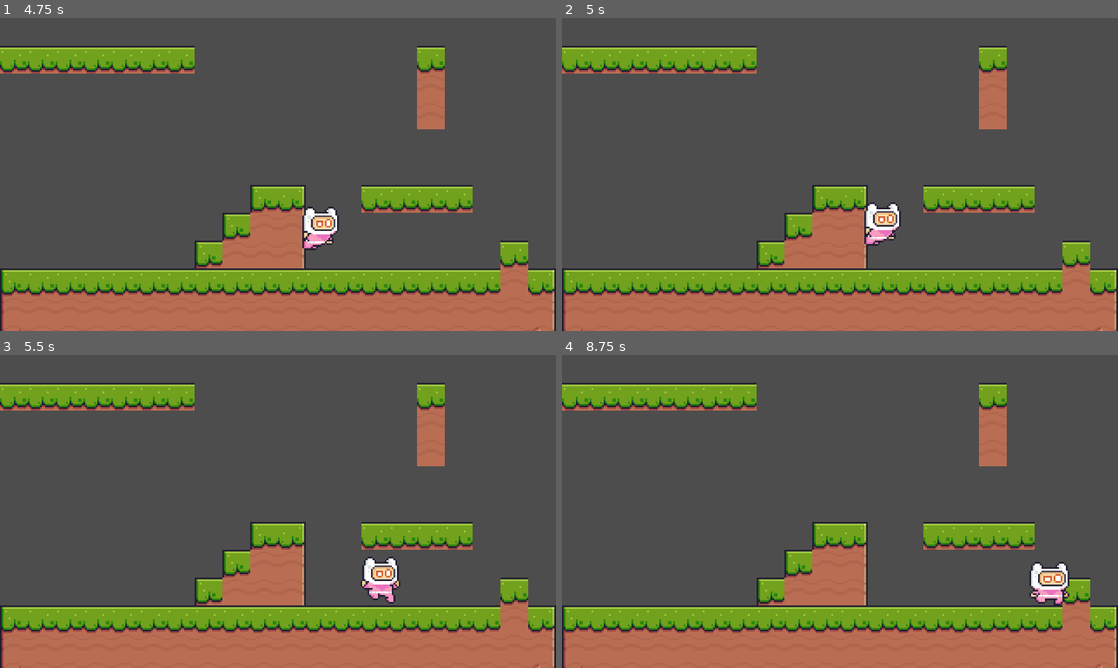
Above: before the commit, frames 1-4 (two rows, left to right).
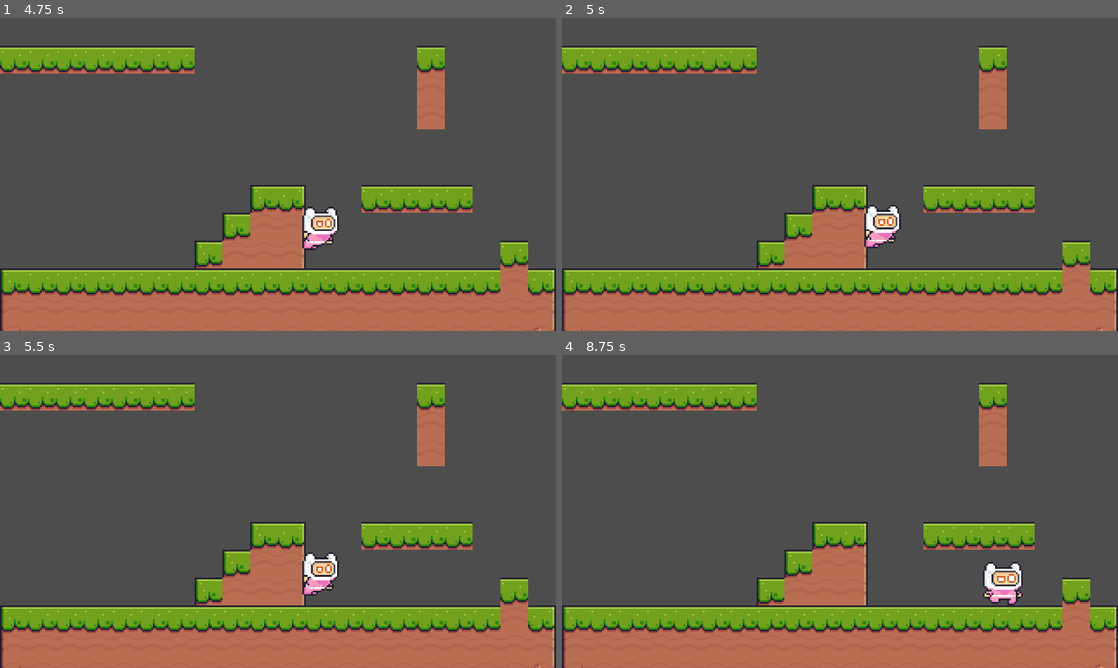
Above: after the commit, the same moments.

Repository: FANXING-0710/StarrySky
Game: Godot game, scene res://scenes/test_room.tscn
Two runs of this game, one before a commit and one after it. Both use one fixed random seed, a clock stepped at 60 frames per second and the inputs below. The project has no main scene, so this scene is started directly.
Inputs:
- Up to frame 1 (4.75 s): hold Shift (grab) 0.53-1.28 s; hold D (right) 0.53-2.03 s; tap Space (jump) at 0.77, 0.8, 1.07, 1.35, 1.52, 1.82, 2.3, 3.02, 3.32, 4.52 s; tap Shift (grab) at 1.55, 2.85, 4.35 s; hold A (left) 2.03-2.78 s; hold Shift (grab) 2.03-2.78 s; hold D (right) 2.78-4.28 s; hold Space (jump) 3.53-4.28 s; hold A (left) from 4.28 s (still down)
- Up to frame 2 (5 s): keep holding A (left); tap Space (jump) at 4.82 s
- Up to frame 3 (5.5 s): release A (left) at 5.03 s; hold D (right) from 5.03 s (still down); hold Shift (grab) from 5.03 s (still down); tap Space (jump) at 5.3 s
- Up to frame 4 (8.75 s): release D (right) at 5.78 s; release Shift (grab) at 5.78 s; hold A (left) 5.78-7.28 s; tap Space (jump) at 5.85, 6.02, 6.32, 6.77, 6.8, 7.07, 7.52, 7.82 s; tap Shift (grab) at 6.05, 7.35 s; hold Shift (grab) 6.53-7.28 s; tap Enter at 7.25 s; hold D (right) from 7.28 s (still down); hold Space (jump) from 8.03 s (still down)

Frame 1 is identical in both runs. In frame 2, 0.5% of the frame differs, in the area x 54-61%, y 58-74%; in frame 3, 1.4%; in frame 4, 1.5%, in the area x 75-92%, y 66-80%.

Commit message:
优化了攀爬

Diff:
--- a/scripts/commons/player/climb.gd
+++ b/scripts/commons/player/climb.gd
@@ -1,7 +1,6 @@
 extends State
 
 func Begin() -> void:
-	_owner.can_apply_gravity = false
 	_owner.is_walling = true
 	print("进入 Climb 状态")
 
@@ -13,21 +12,21 @@
 
 	_owner.velocity.y = move_toward(_owner.velocity.y, -_owner.CLIMB_UP_SPEED, _owner.CLIMB_ACCEL * delta)
 
-	# 进入 wall
-	if _owner.on_wall == true and Input.is_action_just_released("up"):
-		change_state("Wall")
-	elif _owner.on_wall == true and not Input.is_action_pressed("up") and Input.is_action_just_pressed("down"):
-		change_state("Slip")
-
-	# 进入 slip
-	if _owner.on_wall == true and _owner.stamina <= 0:
-		change_state("Slip")
-
 	# 进入 fall
 	if _owner.on_wall == false or Input.is_action_just_released("grab"):
 		change_state("Fall")
 
+	# 进入 wall
+	if Input.is_action_just_released("up"):
+		change_state("Wall")
+	elif not Input.is_action_pressed("up") and Input.is_action_just_pressed("down"):
+		change_state("Slip")
+
+	# 进入 slip
+	if _owner.stamina <= 0:
+		change_state("Slip")
+
+
 func End() -> void:
-	_owner.can_apply_gravity = true
 	_owner.is_walling = false
 	print("退出 Climb")
--- a/scripts/commons/player/crouch.gd
+++ b/scripts/commons/player/crouch.gd
@@ -1,23 +1,23 @@
 extends State
 
 func Begin() -> void:
-    _owner.can_move = false
-    _owner.can_jump = false
-    print("进入 Crouch 状态")
-    # _owner.stop()   # 调用 Player.gd 的函数
+	_owner.can_move = false
+	_owner.can_jump = false
+	print("进入 Crouch 状态")
+	# _owner.stop()   # 调用 Player.gd 的函数
 
 func Update(delta: float) -> void:
-    _owner.velocity = Vector2.ZERO
+	_owner.velocity = Vector2.ZERO
 
-    _owner.animation.play("crouch")
+	_owner.animation.play("crouch")
 
-    if Input.is_action_just_released("down"):
-        change_state("Idle")
-        _owner.can_jump = true
+	if Input.is_action_just_released("down"):
+		change_state("Idle")
+		_owner.can_jump = true
 
-    if _owner.on_ground == false:
-        change_state("Fall")
+	if _owner.on_ground == false:
+		change_state("Fall")
 
 func End() -> void:
-    print("退出 Crouch")
-    _owner.can_move = true
+	print("退出 Crouch")
+	_owner.can_move = true
--- a/scripts/commons/player/fall.gd
+++ b/scripts/commons/player/fall.gd
@@ -12,7 +12,7 @@
 		change_state("Idle")
 
 	# 进入 wall
-	if _owner.on_wall == true and Input.is_action_pressed("grab"):
+	if _owner.can_on_wall:
 		change_state("Wall")
 
 	# 进入 slip
--- a/scripts/commons/player/idle.gd
+++ b/scripts/commons/player/idle.gd
@@ -24,7 +24,7 @@
         change_state("Jump")
 
     # 进入 wall
-    if _owner.on_wall == true and Input.is_action_pressed("grab"):
+    if _owner.can_on_wall:
         change_state("Wall")
 
 func End() -> void:
--- a/scripts/commons/player/jump.gd
+++ b/scripts/commons/player/jump.gd
@@ -12,7 +12,7 @@
         change_state("Fall")
 
     # 进入 wall
-    if _owner.on_wall == true and Input.is_action_pressed("grab"):
+    if _owner.can_on_wall:
         change_state("Wall")
 
     # 进入 slip
--- a/scripts/commons/player/player.gd
+++ b/scripts/commons/player/player.gd
@@ -34,8 +34,8 @@
 var holding := false # 是否正在抱物体
 var move_input := Input.get_action_strength("right") - Input.get_action_strength("left") # 读取左右输入（1：右，-1：左）
 var on_ground := is_on_floor() # 当前是否在地面
-var can_move := true # 是否可以移动
 var can_apply_gravity := true # 是否可以应用重力
+var can_move := true #是否可以应用移动
 # 跳跃相关
 var can_jump := true
 var is_jumping := false # 是否正在跳跃
@@ -46,6 +46,7 @@
 var is_walling := false # 是否正在墙上
 var stamina := CLIMB_MAX_STAMINA # 当前体力
 var on_wall := false # 是否在贴墙
+var can_on_wall := false # 是否可以贴墙
 # var wall_dir := 0 # 贴哪一边的墙：-1：左墙，1：右墙
 
 func _physics_process(delta: float) -> void:
@@ -53,15 +54,23 @@
 	move_input = Input.get_action_strength("right") - Input.get_action_strength("left")
 	on_ground = is_on_floor()
 
+	if on_wall == true and Input.is_action_pressed("grab") and stamina > 0:
+		can_on_wall = true
+	else:
+		can_on_wall = false
+
+	if is_walling:
+		can_apply_gravity = false
+		can_move = false
+	else:
+		can_apply_gravity = true
+		can_move = true
+
 	# 更新 Coyote Time
 	if on_ground:
 		coyote_timer = JUMP_COYOTE_TIME
 	else:
 		coyote_timer = max(coyote_timer - delta, 0.0)
-
-	# 是否可以移动
-	if can_move == true:
-		apply_horizontal_move(delta) # 水平移动
 
 	# 是否应用重力
 	if can_apply_gravity == true:
@@ -73,14 +82,14 @@
 	# 攀爬
 	check_wall_contact() # 检查是否贴着墙，并更新方向
 
+	apply_horizontal_move(delta)
 	move_and_slide() # 移动角色
 
 
-# 素材反转
+# 方向反转
 func direction_reversal() -> void:
-	if move_input != 0.0:
+	if move_input != 0.0 and not is_walling:
 		grapsics.scale.x = move_input
-
 
 # 重力
 func apply_gravity(delta: float) -> void:
@@ -99,9 +108,13 @@
 		if velocity.y > MAX_FALL:
 			velocity.y = MAX_FALL
 
-
 # 移动
 func apply_horizontal_move(delta: float) -> void:
+	# 限制在墙上的移动
+	if can_move == false:
+		velocity.x = 0
+		return
+
 	# # 读取左右输入
 	# var move_input: float = Input.get_action_strength("right") - Input.get_action_strength("left")
 	# 目标最大速度：是否抱物？
@@ -119,7 +132,6 @@
 	else:
 		# 无输入 → 速度衰减
 		velocity.x = move_toward(velocity.x, 0, RUN_REDUCE * delta)
-
 
 # 跳跃
 func handle_jump_input(delta: float) -> void:
@@ -149,7 +161,6 @@
 		velocity.y = velocity.y * 0.5 # 或者 velocity.y = max(velocity.y, -JUMP_SPEED * 0.5)
 		var_jump_timer = 0.0
 
-
 # 检测墙体连接
 func check_wall_contact() -> void:
 	# # 检测：是否仅碰到墙壁
@@ -161,7 +172,6 @@
 	#     # 没有碰到墙
 	#     on_wall = false
 	#     wall_dir = 0
-
 	# 检测：是否仅碰到墙壁
 	if hand_checker.is_colliding() or foot_checker.is_colliding():
 		on_wall = true
--- a/scripts/commons/player/run.gd
+++ b/scripts/commons/player/run.gd
@@ -16,7 +16,7 @@
         change_state("Fall")
 
     # 进入 wall
-    if _owner.on_wall == true and Input.is_action_pressed("grab"):
+    if _owner.can_on_wall:
         change_state("Wall")
 
     if _owner.is_jumping:
--- a/scripts/commons/player/slip.gd
+++ b/scripts/commons/player/slip.gd
@@ -1,23 +1,34 @@
 extends State
 
 func Begin() -> void:
-    _owner.can_apply_gravity = false
-    _owner.is_walling = true
-    print("进入 Slip 状态")
+	_owner.is_walling = true
+	print("进入 Slip 状态")
 
 func Update(delta: float) -> void:
 	# _owner.animation.play("slip")
-    _owner.animation.play("wall")
+	_owner.animation.play("wall")
 
-    _owner.velocity.y = move_toward(_owner.velocity.y, _owner.CLIMB_DOWN_SPEED, _owner.CLIMB_ACCEL * delta)
+	_owner.velocity.y = move_toward(_owner.velocity.y, _owner.CLIMB_DOWN_SPEED, _owner.CLIMB_ACCEL * delta)
 
 	# 进入 fall
-    if _owner.on_wall == false or Input.is_action_just_released("grab"):
-        change_state("Fall")
-    if _owner.on_wall == true and not Input.is_action_pressed("grab") and _owner.move_input == 0.0:
-        change_state("Fall")
+	if _owner.on_wall == false:
+		change_state("Fall")
+	if Input.is_action_just_released("grab"):
+		change_state("Fall")
+
+	if Input.is_action_just_released("left") or Input.is_action_just_released("right"):
+		change_state("Fall")
+
+	if Input.is_action_just_pressed("grab"):
+		change_state("Wall")
+	if Input.is_action_just_released("down"):
+		change_state("Wall")
+
+	if not Input.is_action_pressed("grab") and _owner.on_ground and _owner.move_input != 0.0:
+		change_state("Run")
+	elif not Input.is_action_pressed("grab") and _owner.on_ground and _owner.move_input == 0.0:
+		change_state("Idle")
 
 func End() -> void:
-    _owner.can_apply_gravity = true
-    _owner.is_walling = false
-    print("退出 Slip")
+	_owner.is_walling = false
+	print("退出 Slip")
--- a/scripts/commons/player/wall.gd
+++ b/scripts/commons/player/wall.gd
@@ -1,8 +1,6 @@
 extends State
 
 func Begin() -> void:
-	_owner.can_apply_gravity = false
-	_owner.can_move = false
 	_owner.is_walling = true
 	print("进入 Wall 状态")
 
@@ -12,6 +10,12 @@
 
 	_owner.stamina -= 10 * delta
 
+	# 进入 fall
+	if not Input.is_action_pressed("grab") and _owner.move_input != 0.0:
+		change_state("Slip")
+	elif not Input.is_action_pressed("grab"):
+		change_state("Fall")
+
 	# 进入 climb 或 slip
 	if Input.is_action_pressed("up"):
 		change_state("Climb")
@@ -19,21 +23,12 @@
 		change_state("Slip")
 
 	# 进入 slip
-	if _owner.on_wall == true and _owner.stamina <= 0:
+	if _owner.stamina <= 0:
 		change_state("Slip")
 
 	if _owner.on_wall == false:
 		change_state("Fall")
 
-	# 进入 fall
-	if _owner.on_wall == true and Input.is_action_just_released("grab") and _owner.move_input == 0.0:
-		change_state("Fall")
-	elif _owner.on_wall == true and Input.is_action_just_released("grab") and _owner.move_input != 0.0:
-		change_state("Slip")
-
-
 func End() -> void:
-	_owner.can_apply_gravity = true
-	_owner.can_move = true
 	_owner.is_walling = false
 	print("退出 Wall")
